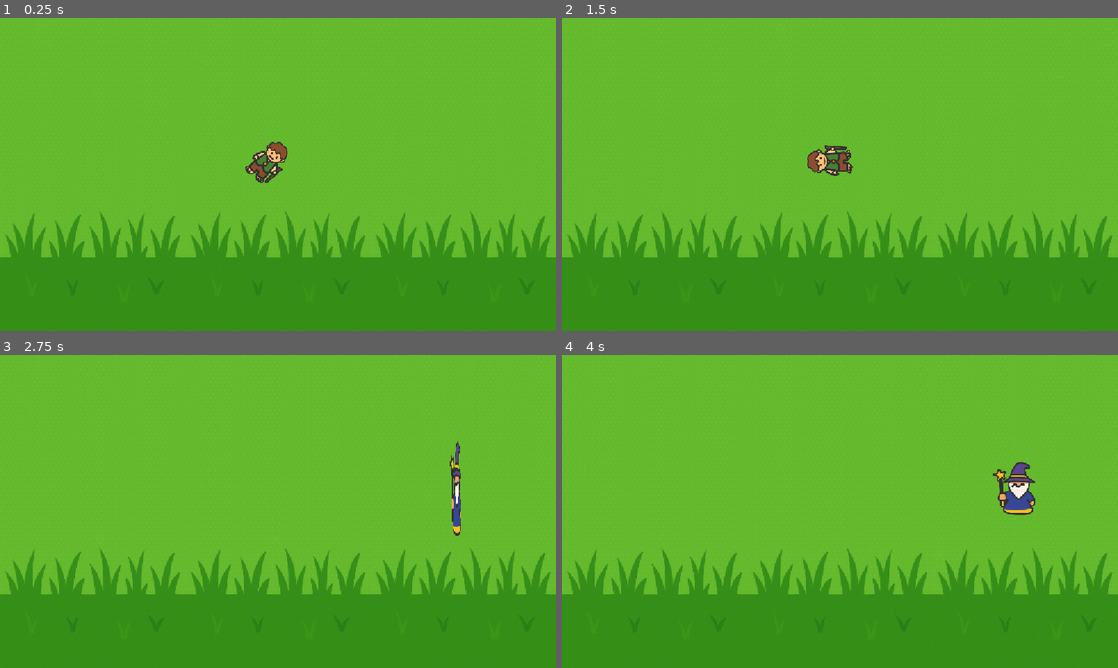
Above: before the commit, frames 1-4 (two rows, left to right).
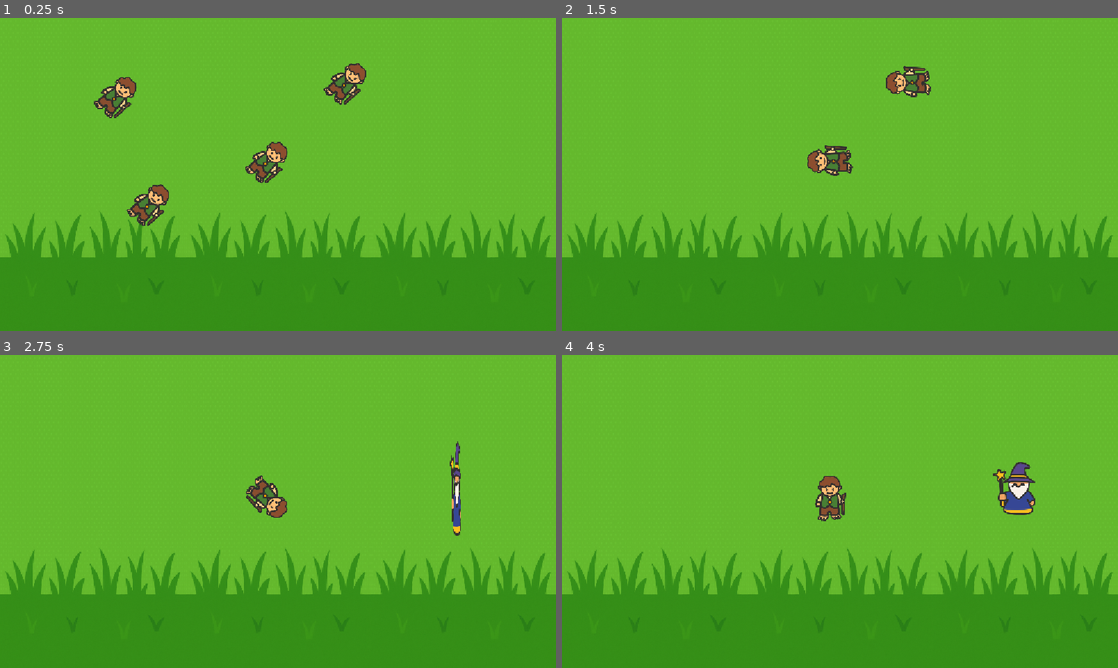
Above: after the commit, the same moments.

Repository: ligarius20fps/kurs-godot
Game: Godot game, scene res://Scenes/World/World.tscn
Same seed, same stepped clock (60 frames per second), same inputs: the game is played once before the commit and once after it.
Inputs:
- Up to frame 1 (0.25 s): no input
- Up to frame 2 (1.5 s): no input
- Up to frame 3 (2.75 s): no input
- Up to frame 4 (4 s): no input

The runs differ from the first frame. In frame 1, 1.8% of the frame differs, in the area x 16-66%, y 14-67%; in frame 2, 0.6%; in frame 3, 0.6%; in frame 4, 0.6%.

Commit message:
eksport zmiennej

Diff:
--- a/dice-catcher/Scenes/Hero/Hero.gd
+++ b/dice-catcher/Scenes/Hero/Hero.gd
@@ -1,5 +1,9 @@
 class_name Hero
 extends Node2D
+
+## po ilu sekundach znika knajt
+@export var hide_sec:float = 2.0
+@onready var hide_timer: Timer = $HideTimer
 
 """
 var p_f: int = 0
@@ -21,7 +25,7 @@
 
 # Called when the node enters the scene tree for the first time.
 func _ready() -> void:
-	pass
+	hide_timer.start(hide_sec)
 
 # knajt się kręci
 func _process(delta: float) -> void:
--- a/dice-catcher/Scenes/World/World.tscn
+++ b/dice-catcher/Scenes/World/World.tscn
@@ -13,6 +13,18 @@
 
 [node name="Hero" parent="." unique_id=600294332 instance=ExtResource("2_xf6vi")]
 position = Vector2(555, 297)
+hide_sec = 4.0
+
+[node name="Hero2" parent="." unique_id=428894093 instance=ExtResource("2_xf6vi")]
+position = Vector2(310, 385)
+hide_sec = 0.5
+
+[node name="Hero3" parent="." unique_id=89087169 instance=ExtResource("2_xf6vi")]
+position = Vector2(718, 134)
+
+[node name="Hero4" parent="." unique_id=336764659 instance=ExtResource("2_xf6vi")]
+position = Vector2(242, 162)
+hide_sec = 1.0
 
 [node name="Wizard" parent="." unique_id=490389942 instance=ExtResource("3_ouhkt")]
 position = Vector2(947, 276)
